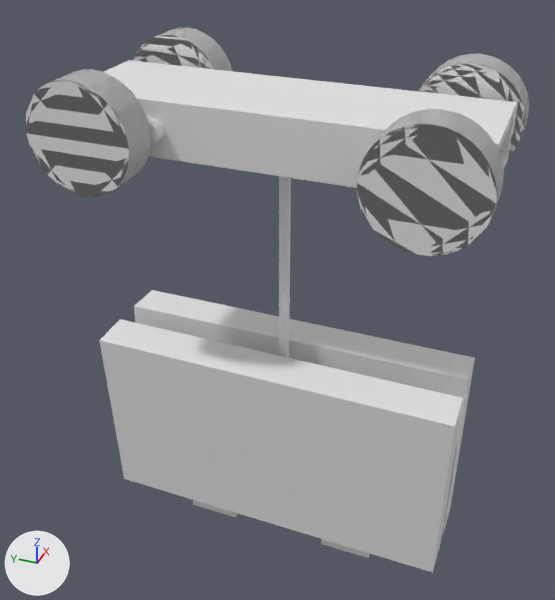
The Blender file design.blend, before and after one commit.
Camera for both pictures: a 50 mm camera at (-3.282, 8.598, 0.307) aimed at (-1.775, 9.192, -0.682). Arrows for +X, +Y and +Z are at lower left; the lights stay in place.
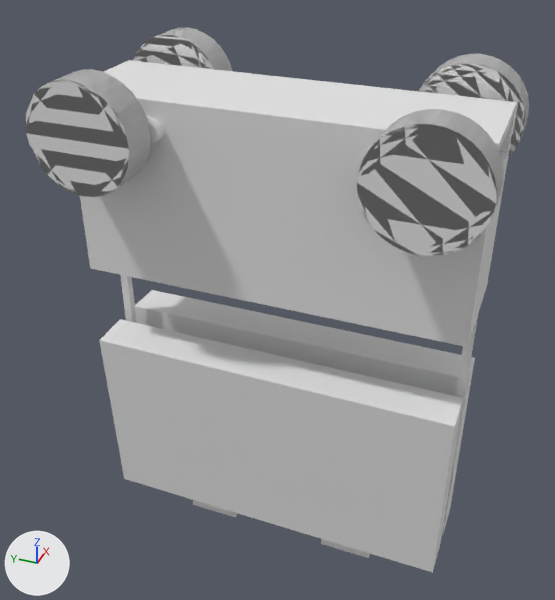
Where the change shows, as pixel boxes [x1, y1, x2, y2] in the pictures (555 x 600 px):
'Cube.143', added
    after: [80, 99, 499, 347]
'Cube.101', moved, rescaled (not visible afterwards)
    before: [138, 99, 499, 187]
'Cube.129', moved
    before: [279, 176, 291, 358]
    after: [452, 316, 478, 469]
'Cube.122', moved, rescaled (not visible before)
    after: [468, 160, 508, 344]
'Cube.142', added
    after: [120, 275, 137, 323]
'Cube.131', moved
    before: [149, 156, 507, 188]
    after: [90, 268, 465, 347]

The change in detail:
Object 'Cube.101' (ob_cube_101) moves from (-1.939, 9.161, -0.223) to (-1.679, 9.161, -0.379).
Object 'Cube.101' (ob_cube_101) is rescaled from (0.00005, 0.09, 0.012) to (0.00005, 0.09, 0.043).
Object 'Cube.122' (ob_cube_122) moves from (-1.679, 9.161, -0.223) to (-1.809, 8.711, -0.438).
Object 'Cube.122' (ob_cube_122) is rescaled from (0.00005, 0.09, 0.012) to (0.026, 0.00005, 0.031).
Object 'Cube.131' (ob_cube_131) moves from (-1.809, 9.161, -0.284) to (-1.809, 9.161, -0.594).
Object 'Cube.129' (ob_cube_129) moves from (-1.809, 9.161, -0.655) to (-1.809, 8.721, -0.655).
Object 'Cube.142' (ob_cube_142) is new; it shows a copy of the mesh of ob_cube_129.
Its location is (-1.809, 9.601, -0.655).
Its scale is (0.0098, 0.0098, 0.375).
Object 'Cube.144' (ob_cube_144) is new; it shows a copy of the mesh of ob_cube_124.
Its location is (-1.809, 9.611, -0.438).
Its scale is (0.026, 0.00005, 0.031).
Object 'Cube.143' (ob_cube_143) is new; it shows a copy of the mesh of ob_cube_124.
Its location is (-1.939, 9.161, -0.379).
Its scale is (0.00005, 0.09, 0.043).
